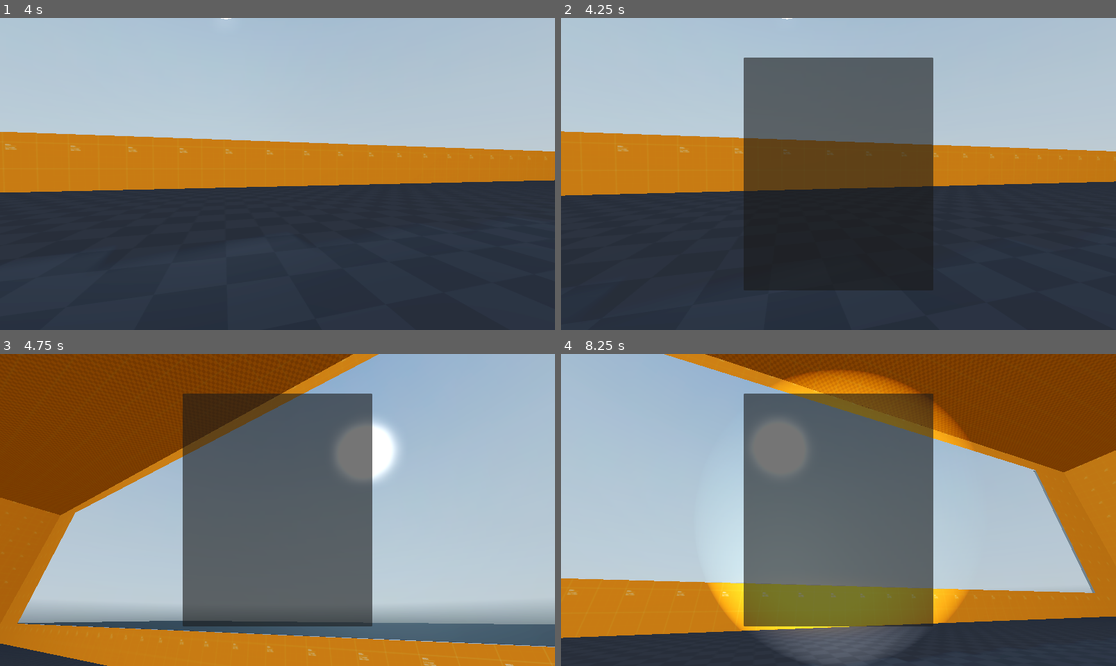
Above: before the commit, frames 1-4 (two rows, left to right).
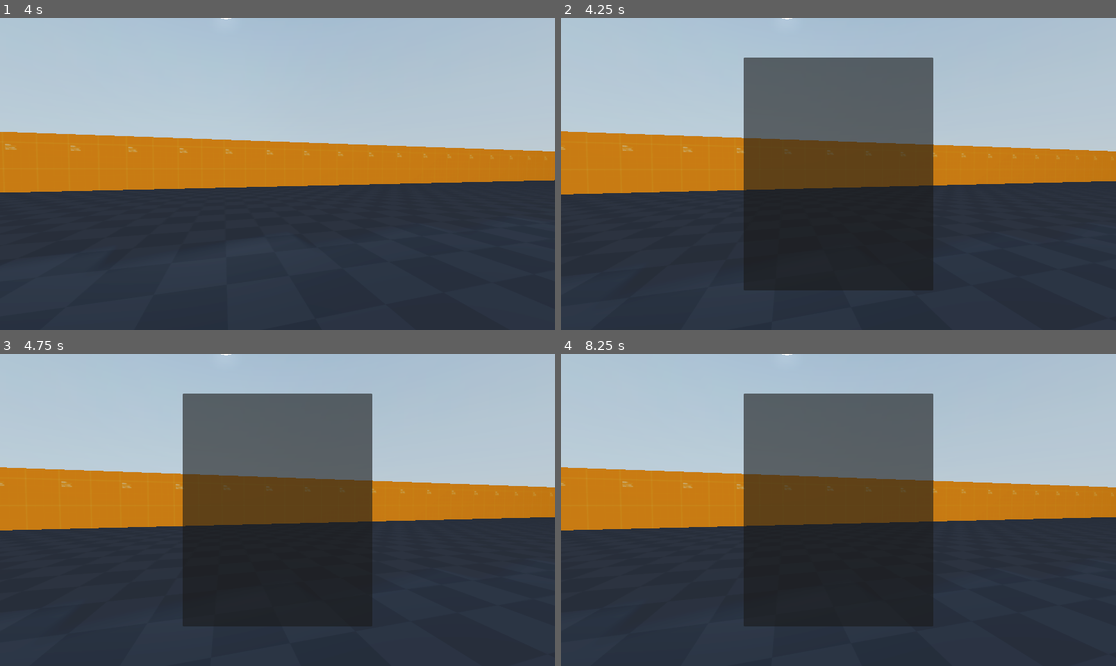
Above: after the commit, the same moments.

Repository: blakenuova/hoarder
Game: Godot game, scene res://Scenes/Levels/safe_zone.tscn
Two runs of this game, one before a commit and one after it. Both use one fixed random seed, a clock stepped at 60 frames per second and the inputs below. A sky picture missing from this copy of the repository is replaced by a grey-blue gradient.
Inputs (mouse positions are in pixels of both pictures, inside the frame that each line leads up to):
- Up to frame 1 (4 s): move the mouse to (305, 174) at 0.52 s; hold Shift (run) 0.53-1.28 s; hold W (move_forward) from 0.53 s (still down); click (305, 174) at 0.67 s; tap Space (jump) at 0.77, 1.52, 3.02, 3.77 s; move the mouse to (249, 174) at 1.27 s; tap Ctrl (crouch) at 1.35 s; click (249, 174) at 1.42 s; tap Shift (run) at 1.55, 3.05, 3.8 s; move the mouse to (288, 167) at 2.02 s; hold Shift (run) 2.03-2.78 s; tap F (flashlight) at 2.1 s; click (288, 167) at 2.17 s; move the mouse to (271, 180) at 2.77 s; tap E (interact) at 2.85 s; click (271, 180) at 2.92 s; move the mouse to (316, 177) at 3.52 s; hold Z (prone) from 3.53 s (still down); click (316, 177) at 3.67 s
- Up to frame 2 (4.25 s): keep holding W (move_forward); keep holding Z (prone); tap Tab (inventory) at 4.15 s
- Up to frame 3 (4.75 s): release W (move_forward) at 4.25 s; release Z (prone) at 4.25 s; drag from (111, 463) to (194, 432) at 4.27 s
- Up to frame 4 (8.25 s): move the mouse to (866, 510) at 5.02 s; hold S (move_backward) 5.03-5.75 s; hold Shift (run) 5.03-5.75 s; click (866, 510) at 5.17 s; drag from (755, 432) to (727, 525) at 5.77 s; move the mouse to (960, 494) at 6.52 s; hold W (move_forward) 6.53-7.25 s; hold Shift (run) 6.53-7.25 s; tap F (flashlight) at 6.6 s; click (960, 494) at 6.67 s; tap Space (jump) at 6.77 s; drag from (727, 525) to (810, 572) at 7.27 s; move the mouse to (894, 441) at 8.02 s; hold S (move_backward) from 8.03 s (still down); hold Z (prone) from 8.03 s (still down); click (894, 441) at 8.17 s

Frame 1 is identical in both runs. In frame 2, 0.4% of the frame differs, in the area x 0-100%, y 0-58%; in frame 3, 78%, in the area x 0-100%, y 0-100%; in frame 4, 69%.

Commit message:
Implement item dropping from inventory UI
Added support for dropping items directly from the inventory UI by right-clicking a slot. Item resources and scripts were updated to include a pickup scene path, and the player script now handles instantiating and positioning dropped items in the world.

Diff:
--- a/Resources/Items/Old_Flashlight.tres
+++ b/Resources/Items/Old_Flashlight.tres
@@ -8,4 +8,5 @@
 name = "Old Flashlight"
 description = "It flickers, but it works."
 icon = ExtResource("1_sev3s")
+pickup_scene_path = "uid://pa7qbuhfjv2p"
 metadata/_custom_type_script = "uid://d2b8ulgugbiy6"
--- a/Resources/Items/scrap.tres
+++ b/Resources/Items/scrap.tres
@@ -9,4 +9,5 @@
 description = "Pile of Junk"
 stackable = true
 icon = ExtResource("1_4d087")
+pickup_scene_path = "uid://s1wgwcxpxije"
 metadata/_custom_type_script = "uid://d2b8ulgugbiy6"
--- a/Scenes/Inventory/item_data.gd
+++ b/Scenes/Inventory/item_data.gd
@@ -6,3 +6,4 @@
 @export_multiline var description: String = "Description"
 @export var stackable: bool = false
 @export var icon: Texture2D # The image we will show in the inventory grid
+@export_file("*.tscn") var pickup_scene_path: String
--- a/Scripts/Inventory/inventory.gd
+++ b/Scripts/Inventory/inventory.gd
@@ -14,3 +14,7 @@
 
 	# Shout! Tell the UI to update. Shout: "Hey! The list changed! Here is the new list!"
 	inventory_updated.emit(items)
+
+func remove_item_at_index(index: int):
+	items.remove_at(index)
+	inventory_updated.emit(items)
--- a/Scripts/Inventory/inventory_slot.gd
+++ b/Scripts/Inventory/inventory_slot.gd
@@ -1,10 +1,22 @@
 extends PanelContainer
+
+signal slot_clicked(index: int, button: int) # New Signal
 
 @onready var icon_texture = $Icon
 
 func set_item(item: ItemData):
+	# (Your existing code here)
 	if item and item.icon:
 		icon_texture.texture = item.icon
-		tooltip_text = item.name # Hover text shows item name
+		tooltip_text = item.name
 	else:
 		icon_texture.texture = null
+		tooltip_text = ""
+
+# Built-in Godot function to detect clicks on UI Controls
+func _gui_input(event):
+	if event is InputEventMouseButton and event.pressed:
+		# MOUSE_BUTTON_LEFT = 1, MOUSE_BUTTON_RIGHT = 2
+		if event.button_index == MOUSE_BUTTON_RIGHT or event.button_index == MOUSE_BUTTON_LEFT:
+			# Tell the parent (InventoryUI) which slot was clicked
+			slot_clicked.emit(get_index(), event.button_index)
--- a/Scripts/Inventory/inventory_ui.gd
+++ b/Scripts/Inventory/inventory_ui.gd
@@ -1,17 +1,27 @@
 extends Control
 
-# Load the slot template so we can copy it
+signal drop_item(index) # Signal to tell Player to drop something
+
 var slot_scene = preload("res://Scenes/UI/InventorySlot.tscn")
-
 @onready var grid = $Panel/Grid
 
 func update_grid(items: Array[ItemData]):
-	# 1. Clear existing slots (start fresh)
+	# Clear existing
 	for child in grid.get_children():
 		child.queue_free()
 
-	# 2. Loop through the items and create a slot for each
-	for item in items:
+	# Create slots
+	for i in items.size():
+		var item = items[i]
 		var slot = slot_scene.instantiate()
 		grid.add_child(slot)
 		slot.set_item(item)
+
+		# CONNECT THE SIGNAL
+		# When slot is clicked -> call 'on_slot_clicked' inside THIS script
+		slot.slot_clicked.connect(_on_slot_clicked)
+
+func _on_slot_clicked(index: int, button: int):
+	if button == MOUSE_BUTTON_RIGHT:
+		# Trigger the drop
+		drop_item.emit(index)
--- a/Scripts/Player/player.gd
+++ b/Scripts/Player/player.gd
@@ -66,7 +66,23 @@
 	# When inventory changes, tell UI to update
 	inventory.inventory_updated.connect(inventory_ui.update_grid)
 
+	# Listen for Drop Request
+	inventory_ui.drop_item.connect(_on_drop_item)
+
 func _input(event):
+	# Toggle Inventory (Always allow this so we can close it!)
+	if event.is_action_pressed("inventory"):
+		inventory_ui.visible = !inventory_ui.visible
+		if inventory_ui.visible:
+			Input.mouse_mode = Input.MOUSE_MODE_VISIBLE
+		else:
+			Input.mouse_mode = Input.MOUSE_MODE_CAPTURED
+
+	# --- BLOCKER ---
+	# If inventory is open, ignore camera look
+	if inventory_ui.visible:
+		return
+
 	# Camera Look Logic
 	if event is InputEventMouseMotion:
 		rotate_y(-event.relative.x * mouse_sensitivity)
@@ -81,17 +97,12 @@
 			Input.mouse_mode = Input.MOUSE_MODE_CAPTURED
 
 
-	# Toggle Inventory
-	if event.is_action_pressed("inventory"): # Make sure "inventory" is in your Input Map (e.g. Tab or I)
-		inventory_ui.visible = !inventory_ui.visible
-
-		# Unlock mouse when inventory is open
-		if inventory_ui.visible:
-			Input.mouse_mode = Input.MOUSE_MODE_VISIBLE
-		else:
-			Input.mouse_mode = Input.MOUSE_MODE_CAPTURED
 
 func _physics_process(delta):
+	# --- BLOCKER ---
+	if inventory_ui.visible:
+		return # Stop all movement calculations
+
 	_flashlight()
 	_interaction_logic()
 
@@ -247,3 +258,28 @@
 
 func collect_item(item_data: ItemData):
 	inventory.add_item(item_data)
+
+func _on_drop_item(index: int):
+	var item_to_drop = inventory.items[index]
+
+	# CHECK IF PATH IS NOT EMPTY
+	if item_to_drop.pickup_scene_path != "":
+
+		# 1. LOAD THE SCENE MANUALLY
+		var scene_resource = load(item_to_drop.pickup_scene_path)
+
+		# 2. INSTANTIATE IT
+		var pickup_instance = scene_resource.instantiate()
+		get_parent().add_child(pickup_instance)
+
+		# Position it
+		var drop_position = head.global_position - (head.global_transform.basis.z * 1.5)
+		pickup_instance.global_position = drop_position
+
+		# IMPORTANT: If the spawned pickup needs to know what it is, re-assign the data!
+		# (This is safe because it happens at runtime, not save-time)
+		if pickup_instance is Pickup: # Assuming your class_name is Pickup
+			pickup_instance.item_data = item_to_drop
+
+	# 3. Remove from Inventory
+	inventory.remove_item_at_index(index)
